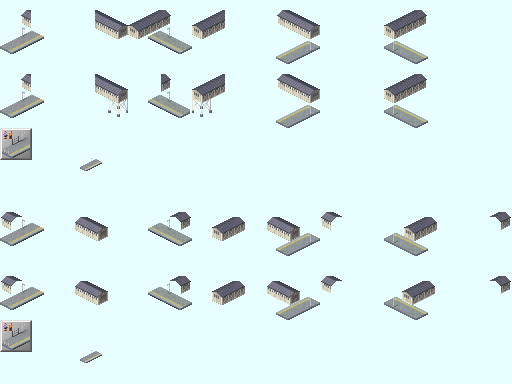
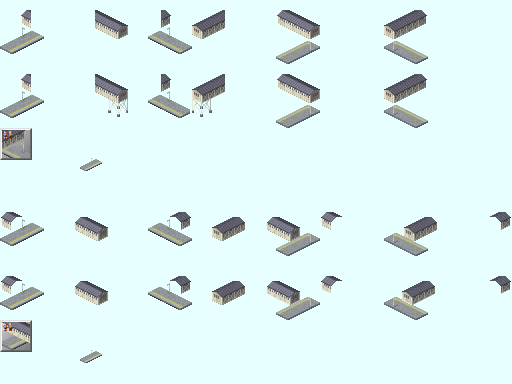
Two versions of the same layered image (512x384). Layer-by-layer changes:
added layer "レイヤーグループ のコピー #29" in group "Ic" over [2, 322, 30, 350]
added layer "レイヤーグループ のコピー #26" in group "Ic" over [2, 130, 30, 158]
moved "レイヤーグループ のコピー #24" into group "IcBase" over [128, 10, 161, 39]
moved "platform-1.png" into group "レイヤーグループ" over [2, 10, 161, 350]
